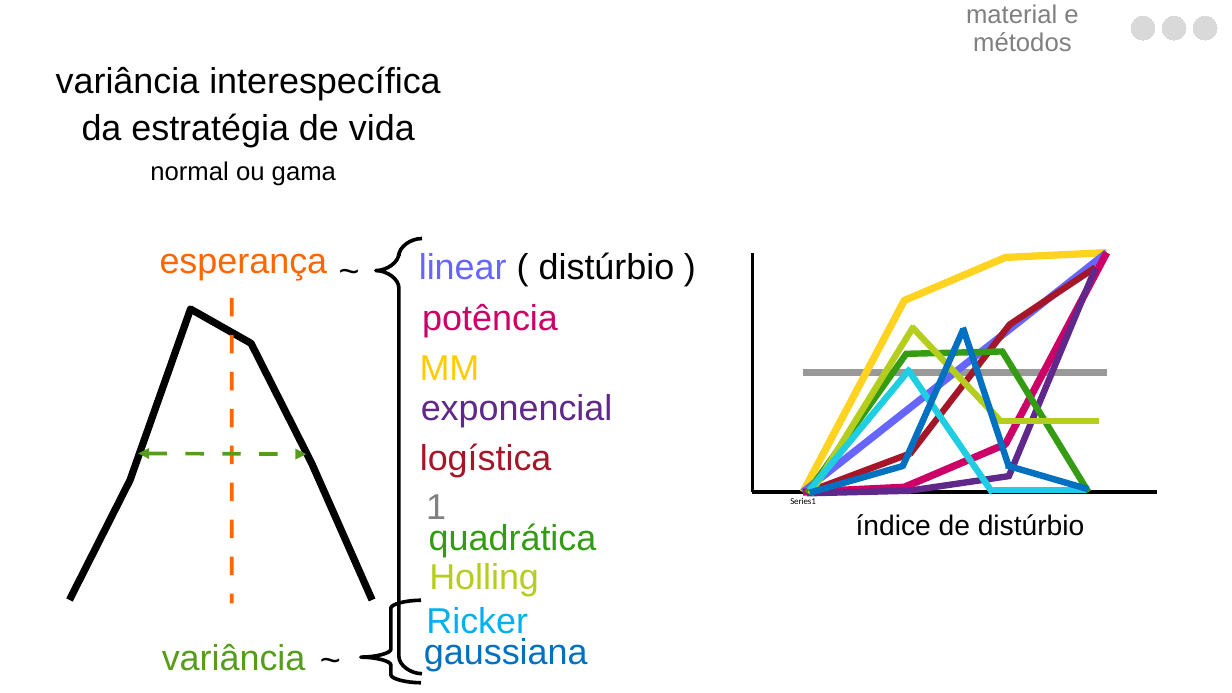
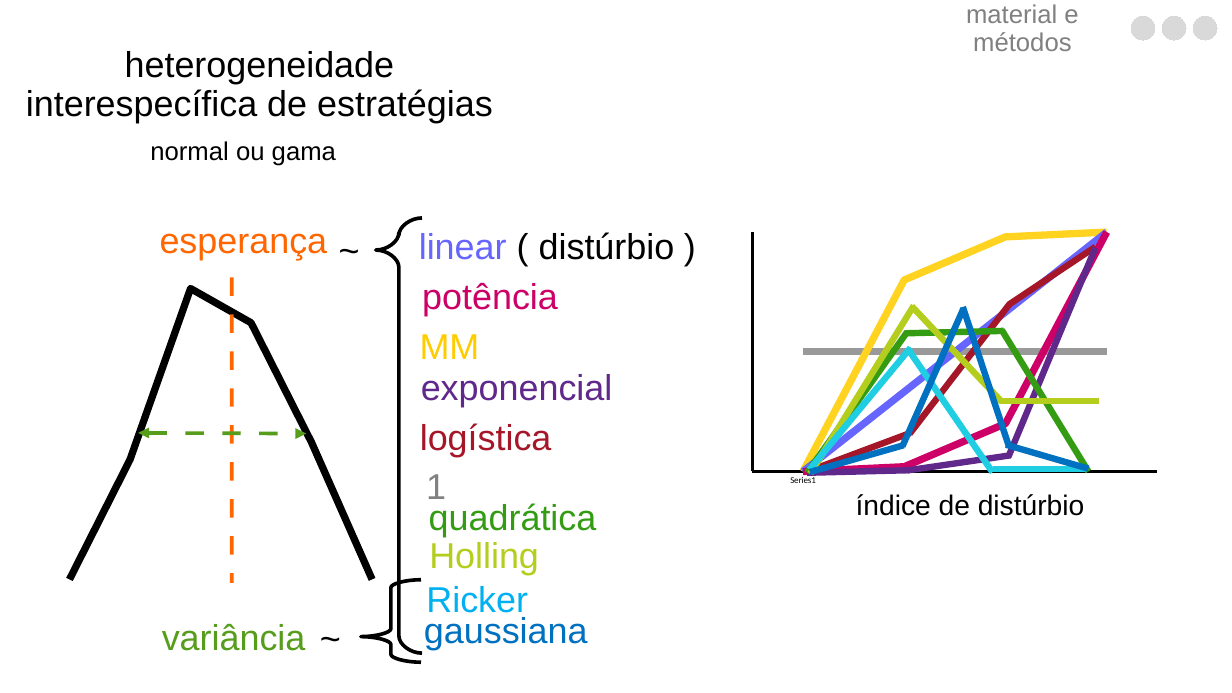
Before and after one commit to luisanovara/dissertacao, a slide deck: slide 103 of DEFESA.pptx. Drawn at 1232x693 pixels with LibreOffice and Linux fonts; fonts in the diff are those of the drawing. Boxes give left, top, right and bottom in pixels: in the first picture for what was removed or moved away, otherwise in the second. Text is boxed around its words. In the diff, an @@ line names an element or a change of style, - is before the commit and + after.

```diff
--- a/DEFESA.pptx
+++ b/DEFESA.pptx
@@ text at <box>26,51,493,123</box>: text changed @@
-variância interespecífica
-da estratégia de vida
+heterogeneidade interespecífica de estratégias
@@ 20 lines, 17 texts, 2 line charts, 2 freeform shapes, 1 double arrow: place and size @@
-20 lines, 17 texts, 2 line charts, 2 freeform shapes, 1 double arrow at <box>31,161,1166,693</box>
+20 lines, 17 texts, 2 line charts, 2 freeform shapes, 1 double arrow at <box>31,141,1166,675</box>
```
Also in this commit, not shown: 3 other slides changed.
